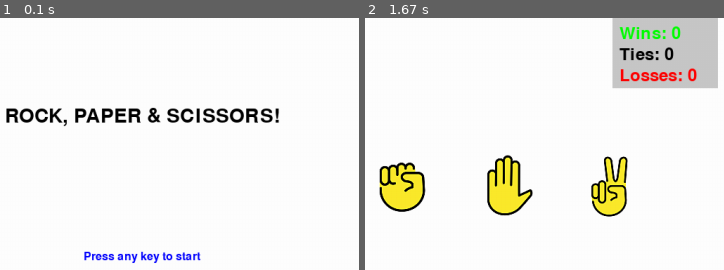
Above: before the commit, frames 1-2 (left to right).
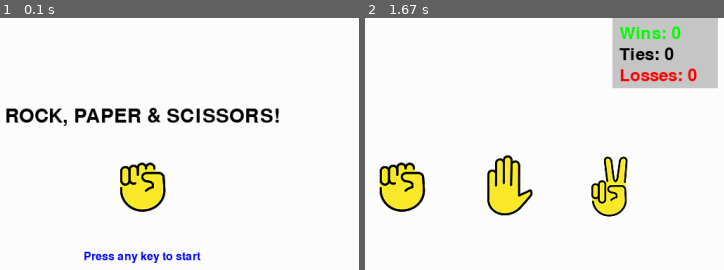
Above: after the commit, the same moments.

Repository: jimiez/pygame_rps
Game: pygame game, started from main.py
Two runs of this game, one before a commit and one after it. Both use one fixed random seed, a clock stepped at 60 frames per second and the inputs below.
Inputs:
- Up to frame 1 (0.1 s): no input
- Up to frame 2 (1.67 s): tap Enter at 0.33 s

The runs differ from the first frame. In frame 1, 2.1% of the frame differs, in the area x 33-47%, y 57-77%; in frame 2, nothing differs.

Commit message:
Updated to include a start-up screen

Diff:
--- a/gameClasses.py
+++ b/gameClasses.py
@@ -150,18 +150,40 @@
         self.subtext_rect = self.subtext.get_rect()
         self.subtext_rect.center = (SIZE_SCREEN[0] / 2, SIZE_SCREEN[1] / 2 + 100)
 
+        # Create a timer for changing the image
+        self.newimage = pygame.USEREVENT
+        pygame.time.set_timer(self.newimage, 1000)
+
+        files = ["rock", "paper", "scissors"]
+        self.images = []
+
+        for i in files:
+            img = loadImage(i)
+            self.images.append(img)
+
+        self.time_elapsed = 0
+        self.imgcounter = 0
+
     def input(self, events, keys):
         # See if any key is pressed start the actual game
         if sum(keys) > 0:
             self.nextSequence(SequenceSelection(self.scoreboard))
 
-    def update(self):
-        pass
+        for e in events:
+            if e.type == self.newimage:
+                self.imgcounter += 1
+
+    def update(self):
+        if self.imgcounter > 2:
+            self.imgcounter = 0
 
     def render(self, screen):
         screen.fill(COLOR_WHITE)
         screen.blit(self.maintext, self.maintext_rect)
         screen.blit(self.subtext, self.subtext_rect)
+        img_rect = self.images[self.imgcounter].get_rect()
+        img_rect.center = (SIZE_SCREEN[0] / 2, SIZE_SCREEN[1] / 2)
+        screen.blit(self.images[self.imgcounter], img_rect)
 
 class SequenceSelection(Sequence):
     """
--- a/uiClasses.py
+++ b/uiClasses.py
@@ -26,6 +26,7 @@
     colorkey = image.get_at((0, 0))
     image.set_colorkey(colorkey, pygame.RLEACCEL)
     image = image.convert()
+
     return image
 
 class Selection:
